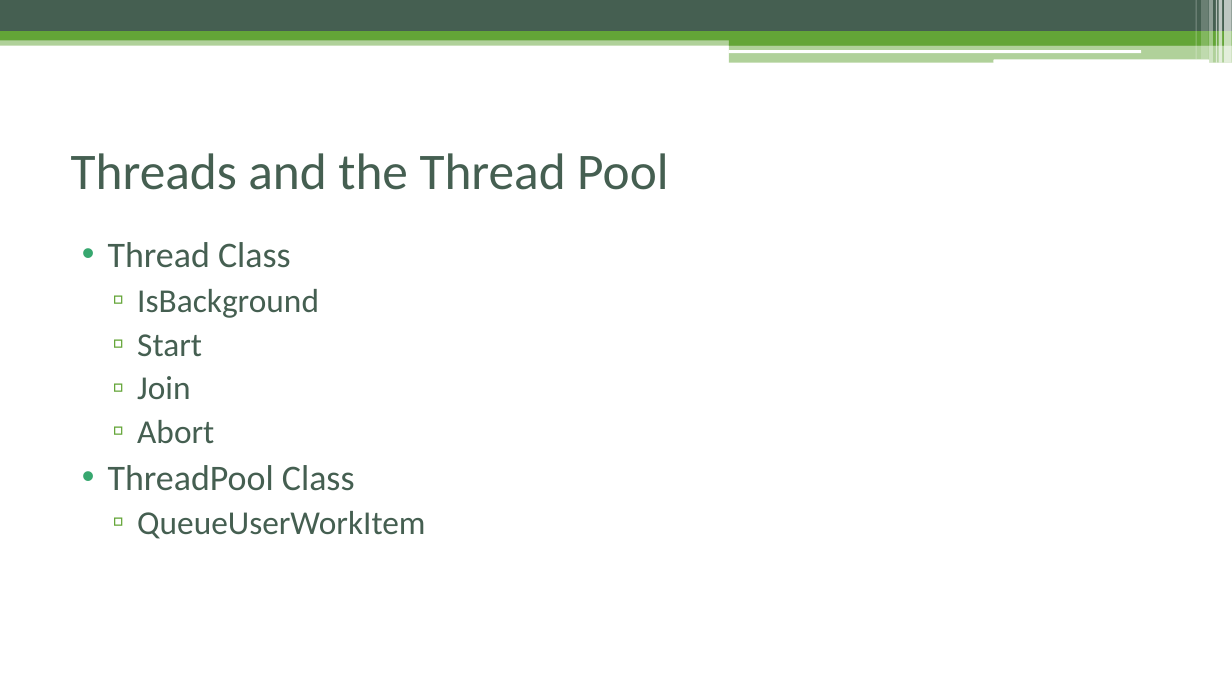
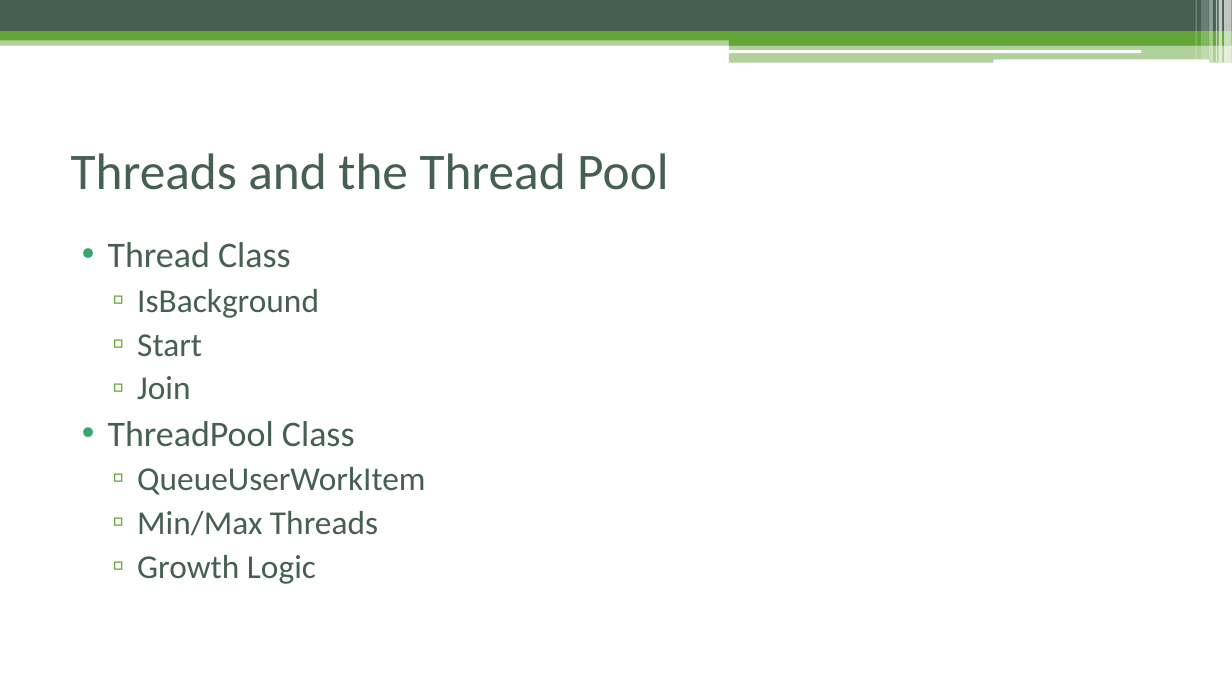
Before and after one commit to taskmatics/evolution-of-threading, a slide deck: slide 7 of Slides/Evolution of Threading in .NET.pptx. Drawn at 1232x693 pixels with LibreOffice and Linux fonts; fonts in the diff are those of the drawing. Boxes give left, top, right and bottom in pixels: in the first picture for what was removed or moved away, otherwise in the second. Text is boxed around its words. In the diff, an @@ line names an element or a change of style, - is before the commit and + after.

```diff
--- a/Slides/Evolution of Threading in .NET.pptx
+++ b/Slides/Evolution of Threading in .NET.pptx
@@ text at [137, 420, 214, 443]: paragraph removed @@
-  ▫ Abort
@@ text at [137, 511, 378, 584]: paragraphs added @@
+  ▫ Min/Max Threads
+  ▫ Growth Logic
```
Also in this commit, not shown: 4 other slides changed.
